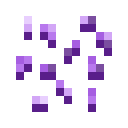
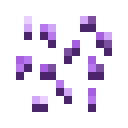
Before/after of a 128x128 layered artwork. What changed in the layer stack:
pixels changed over (16, 24, 112, 112) (layer not identified)
